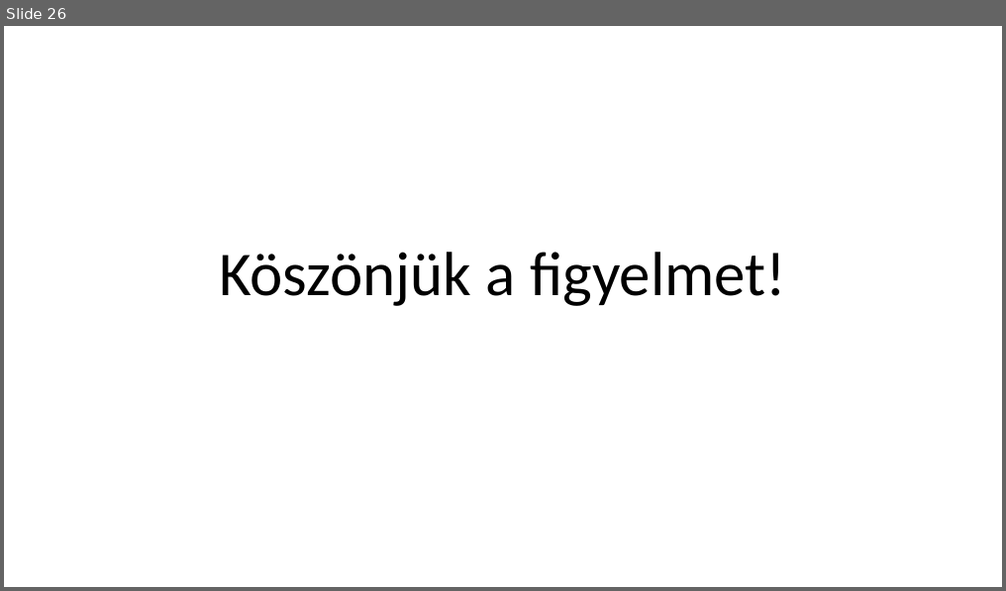
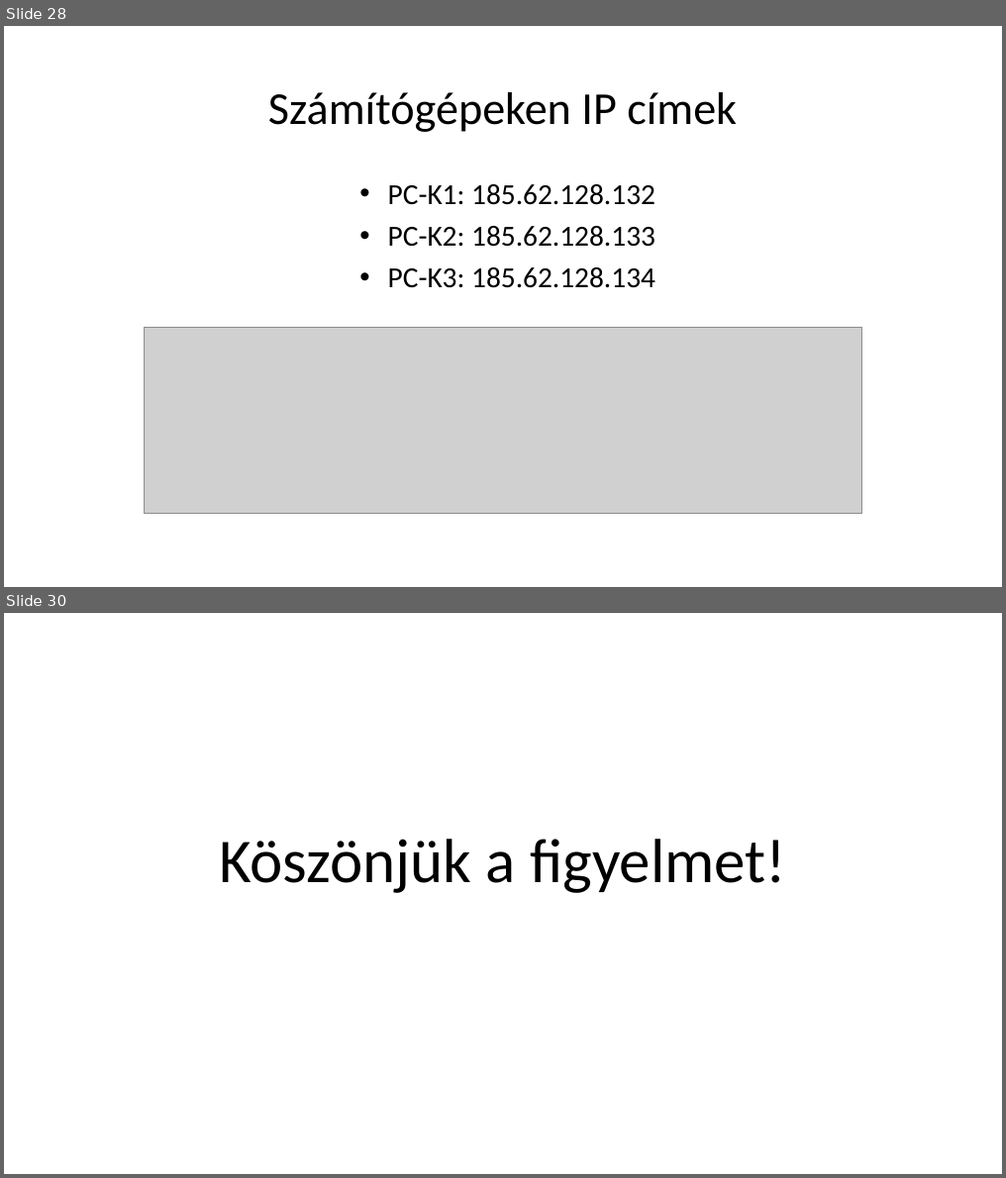
Before and after one commit to I-Izumi/School-project-network, a slide deck: Prezentációk/School_projects_ppt.pptx. Shown one above the other, each under a label of ours: slide 26 before the commit, slides 28 and 30 after it; the slides between them are not shown. The pictures are 1006x591 and 1006x1178 pixels, drawn with LibreOffice and Linux fonts; fonts in the diff are those of the drawing; grey boxes stand for pictures. Boxes give left, top, right and bottom in pixels: in the first picture for what was removed or moved away, otherwise in the second. Text is boxed around its words. In the diff, an @@ line names an element or a change of style, - is before the commit and + after.

```diff
--- a/Prezentációk/School_projects_ppt.pptx
+++ b/Prezentációk/School_projects_ppt.pptx
@@ slide 28 added at <box>4,26,1002,587</box>, background #FFFFFF @@
@@ title added at <box>268,92,737,132</box>, 44 pt, text #000000 @@
+Számítógépeken IP címek
@@ text added at <box>388,184,655,288</box>, 28 pt, text #000000 @@
+• PC-K1: 185.62.128.132
+• PC-K2: 185.62.128.133
+• PC-K3: 185.62.128.134
@@ picture added at <box>144,328,862,513</box> @@
@@ what was slide 26 is now slide 30 @@
```
Also in this commit, not shown: 3 other slides added, 1 other file.
